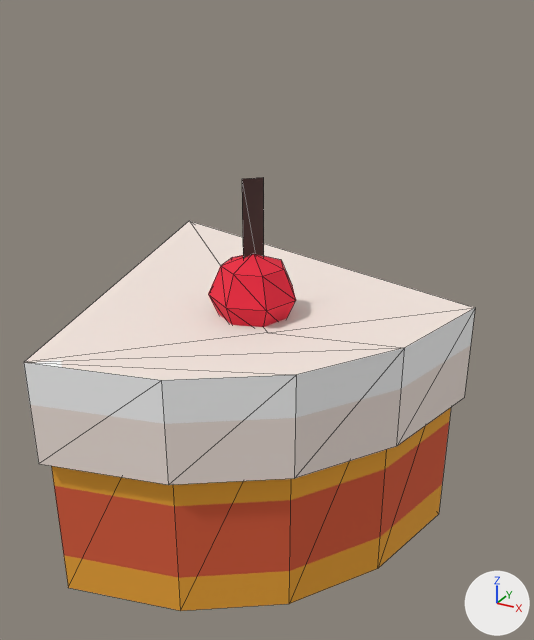
An edit to the glTF model assets/items/carrot_cake.glb, drawn before and after from the same camera.
One viewpoint serves both versions: a camera (50 mm lens) standing at (0.559, -1.058, 0.825) and looking at (0.026, -0.09, 0.341). Lighting does not change. The marker at lower right points along +X, +Y and +Z. Mesh edges are drawn as thin lines. Where no turn or scale is listed for an object, it has been applied to the vertices. Vertices at the same position are counted once.

The older version as bpy lines, for what is in view:
```python
me_mesh_0 = bpy.data.meshes.new('Mesh_0')
me_mesh_0.from_pydata(...)  # 4 vertices, 2 faces; spans x -0.016..0.016, y -0.094..0.094, z 0.0
me_mesh_0.materials.append(mat_material_0)
me_mesh_1 = bpy.data.meshes.new('Mesh_1')
me_mesh_1.from_pydata(...)  # 13 vertices, 22 faces; spans x -0.312..0.312, y -0.25..0.438, z 0.0..0.375
me_mesh_1.materials.append(mat_material_0)
me_mesh_2 = bpy.data.meshes.new('Mesh_2')
me_mesh_2.from_pydata(...)  # 13 vertices, 22 faces; spans x -0.328..0.328, y -0.266..0.453, z 0.234..0.391
me_mesh_2.materials.append(mat_material_0)
me_mesh_3 = bpy.data.meshes.new('Mesh_3')
me_mesh_3.from_pydata(...)  # a UV sphere (7 segments, 4 rings, poles along z) spanning x 0.1121..0.2423, y -0.2423..-0.1121, z 0.3594..0.4844
me_mesh_3.materials.append(mat_material_0)
ob_bone = bpy.data.objects.new('bone', None)
ob_bone.parent = ob_node_5
ob_bone.location = (-0.125, 0.0, 0.0)
ob_bone.rotation_euler = (0.0, 0.0, -2.356)  # degrees (0, 0, -135)
ob_plane = bpy.data.objects.new('plane', me_mesh_0)
ob_plane.parent = ob_bone
ob_plane.location = (0.0, 0.25, 0.5)
ob_plane.rotation_euler = (-1.571, 0.0, 0.0)  # degrees (-90, 0, 0)
ob_plane_001 = bpy.data.objects.new('plane.001', me_mesh_1)
ob_plane_001.parent = ob_bone
ob_plane_001.location = (0.0, 0.0, 0.0)
ob_plane_002 = bpy.data.objects.new('plane.002', me_mesh_2)
ob_plane_002.parent = ob_bone
ob_plane_002.location = (0.0, 0.0, 0.0)
ob_sphere = bpy.data.objects.new('sphere', me_mesh_3)
ob_sphere.location = (-0.125, 0.0, 0.0)
```
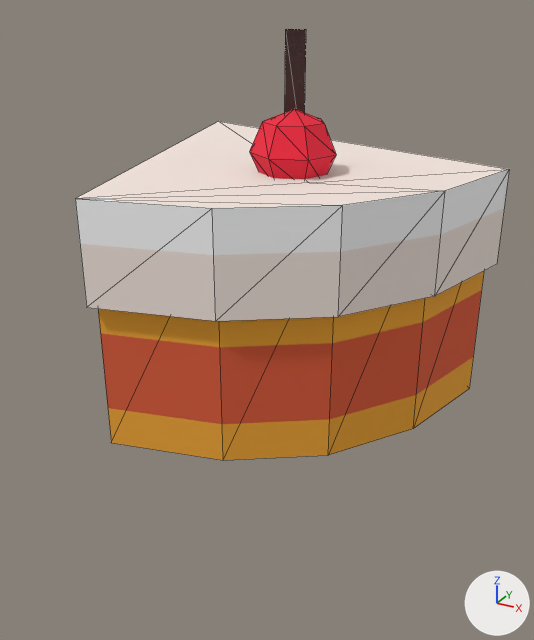
ob_bone is not drawn itself; it is the parent of ob_plane, ob_plane_001, ob_plane_002.

The change, as a diff of the scene's bpy script:
```diff
--- a/assets/items/carrot_cake.glb.py
+++ b/assets/items/carrot_cake.glb.py
@@ me_mesh_0 @@
 # used by ob_plane; parent = ob_bone; location = (0.0, 0.25, 0.5); rotation_euler = (-1.571, 0.0, 0.0), in degrees (-90, 0, 0)
-me_mesh_0.from_pydata(...)  # 4 vertices, 2 faces; spans x -0.016..0.016, y -0.094..0.094, z 0.0
+me_mesh_0.from_pydata(...)  # 13 vertices, 22 faces; spans x -0.312..0.312, y -0.25..0.438, z 0.0..0.375
+# me_mesh_0 part 1: the whole mesh is rebuilt
 me_mesh_0.materials.append(mat_material_0)
@@ me_mesh_3_1 @@
+me_mesh_3_1 = me_mesh_0.copy(); me_mesh_3_1.name = 'Mesh_3'  # the mesh of ob_plane
@@ ob_bone @@
 ob_bone.parent = ob_node_5
-ob_bone.location = (-0.125, 0.0, 0.0)
+ob_bone.location = (-0.125, 0.125, 0.188)
 ob_bone.rotation_euler = (0.0, 0.0, -2.356)  # degrees (0, 0, -135)
@@ ob_plane @@
 ob_plane.parent = ob_bone
-ob_plane.location = (0.0, 0.25, 0.5)
-ob_plane.rotation_euler = (-1.571, 0.0, 0.0)  # degrees (-90, 0, 0)
+ob_plane.location = (0.0, 0.0, 0.0)
@@ ob_plane_001 @@
-ob_plane_001 = bpy.data.objects.new('plane.001', me_mesh_1)
+ob_plane_001 = bpy.data.objects.new('plane.001', me_mesh_2)
 ob_plane_001.parent = ob_bone
@@ ob_plane_002 @@
-ob_plane_002 = bpy.data.objects.new('plane.002', me_mesh_2)
+ob_plane_002 = bpy.data.objects.new('plane.002', me_mesh_3_1)
 ob_plane_002.parent = ob_bone
-ob_plane_002.location = (0.0, 0.0, 0.0)
+ob_plane_002.location = (0.0, 0.25, 0.5)
+ob_plane_002.rotation_euler = (-1.571, 0.0, 0.0)  # degrees (-90, 0, 0)
@@ ob_sphere @@
 ob_sphere = bpy.data.objects.new('sphere', me_mesh_3)
-ob_sphere.location = (-0.125, 0.0, 0.0)
+ob_sphere.location = (-0.125, 0.125, 0.188)
```

Where the change shows, as pixel boxes [x1, y1, x2, y2] in the pictures (534 x 640 px):
'plane.001', moved, reshaped
    before: [51, 408, 451, 611]
    after: [75, 121, 509, 321]
'plane.002', moved, reshaped, turned
    before: [24, 221, 475, 485]
    after: [284, 29, 306, 114]
'plane', reshaped, moved, turned
    before: [242, 177, 264, 259]
    after: [98, 271, 484, 460]
'sphere', moved
    before: [208, 254, 296, 327]
    after: [250, 109, 336, 179]
